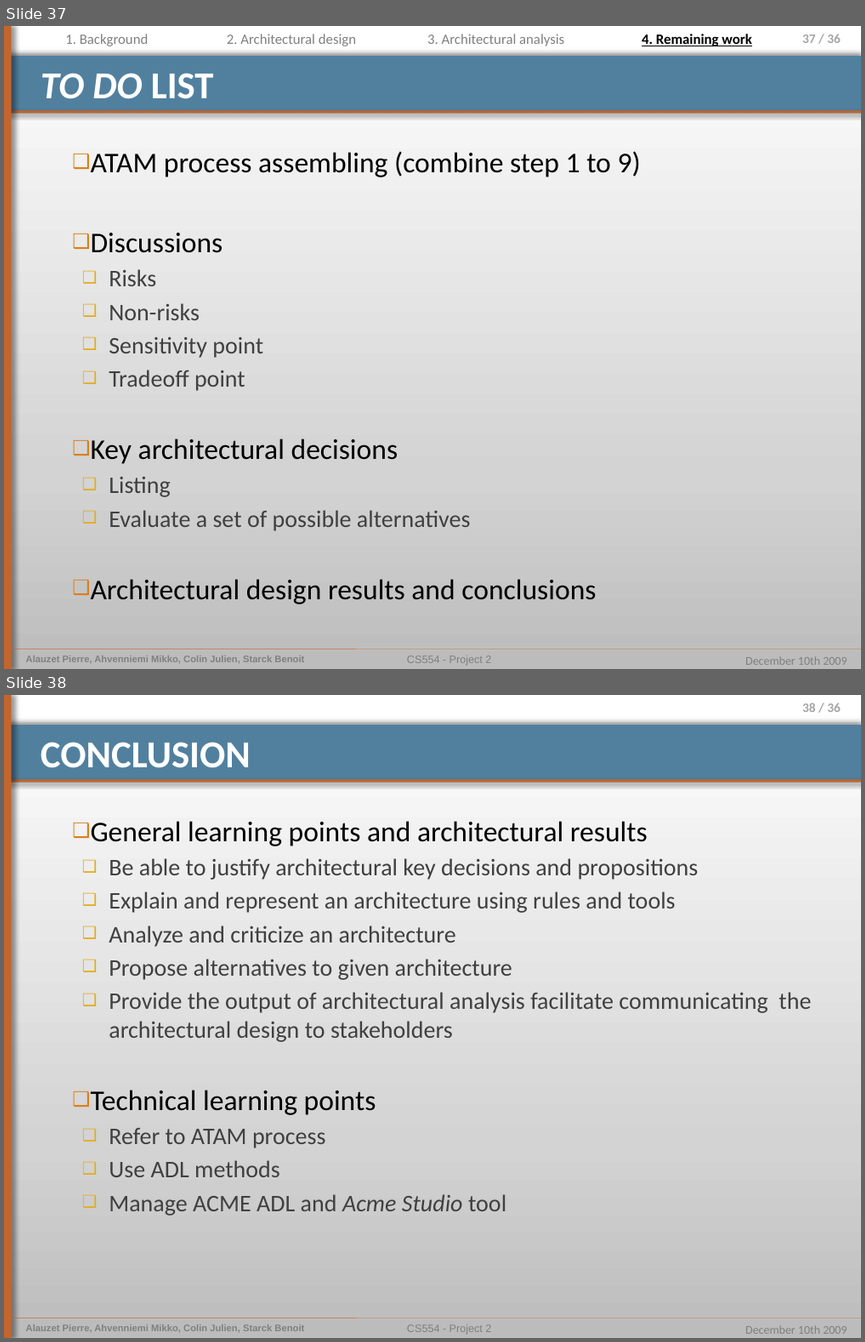
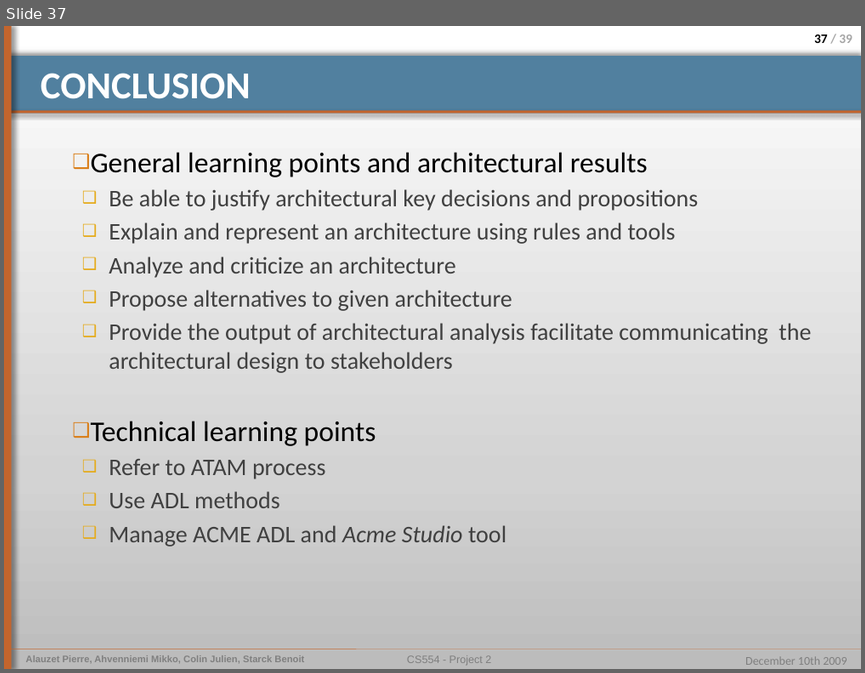
Before and after one commit to pierrealauzet/euroteam, a slide deck: Project 2/PartFinal/CS554_EuroTeam_Project2_Final.pptx. Shown one above the other, each under a label of ours: slides 37 and 38 before the commit, slide 37 after it. The pictures are 865x1342 and 865x673 pixels, drawn with LibreOffice and Linux fonts; fonts in the diff are those of the drawing. Boxes give left, top, right and bottom in pixels: in the first picture for what was removed or moved away, otherwise in the second. Text is boxed around its words. In the diff, an @@ line names an element or a change of style, - is before the commit and + after.

```diff
--- a/Project 2/PartFinal/CS554_EuroTeam_Project2_Final.pptx
+++ b/Project 2/PartFinal/CS554_EuroTeam_Project2_Final.pptx
@@ slide 37 removed at (4, 26, 861, 669), background gradient #BDBDBD to #D3D3D3 to #FFFFFF; not listed: 9 template elements that a slide beside it also shows @@
@@ text removed at (65, 34, 148, 46) @@
-1. Background
@@ text removed at (227, 34, 356, 46) @@
-2. Architectural design
@@ text removed at (427, 34, 564, 46) @@
-3. Architectural analysis
@@ text removed at (642, 34, 751, 46) @@
-4. Remaining work
@@ title removed at (41, 73, 214, 99) @@
-TO DO LIST
@@ text removed at (91, 151, 641, 604) @@
-❑ ATAM process assembling (combine step 1 to 9)
-❑ Discussions
-  ❑ Risks
-  ❑ Non-risks
-  ❑ Sensitivity point
-  ❑ Tradeoff point
-❑ Key architectural decisions
-  ❑ Listing
-  ❑ Evaluate a set of possible alternatives
-❑ Architectural design results and conclusions
@@ what was slide 38 is now slide 37 @@
@@ page number at (814, 34, 852, 43): text changed @@
-38 / 36
+37 / 39
```
Also in this commit, not shown: 33 slides changed.
